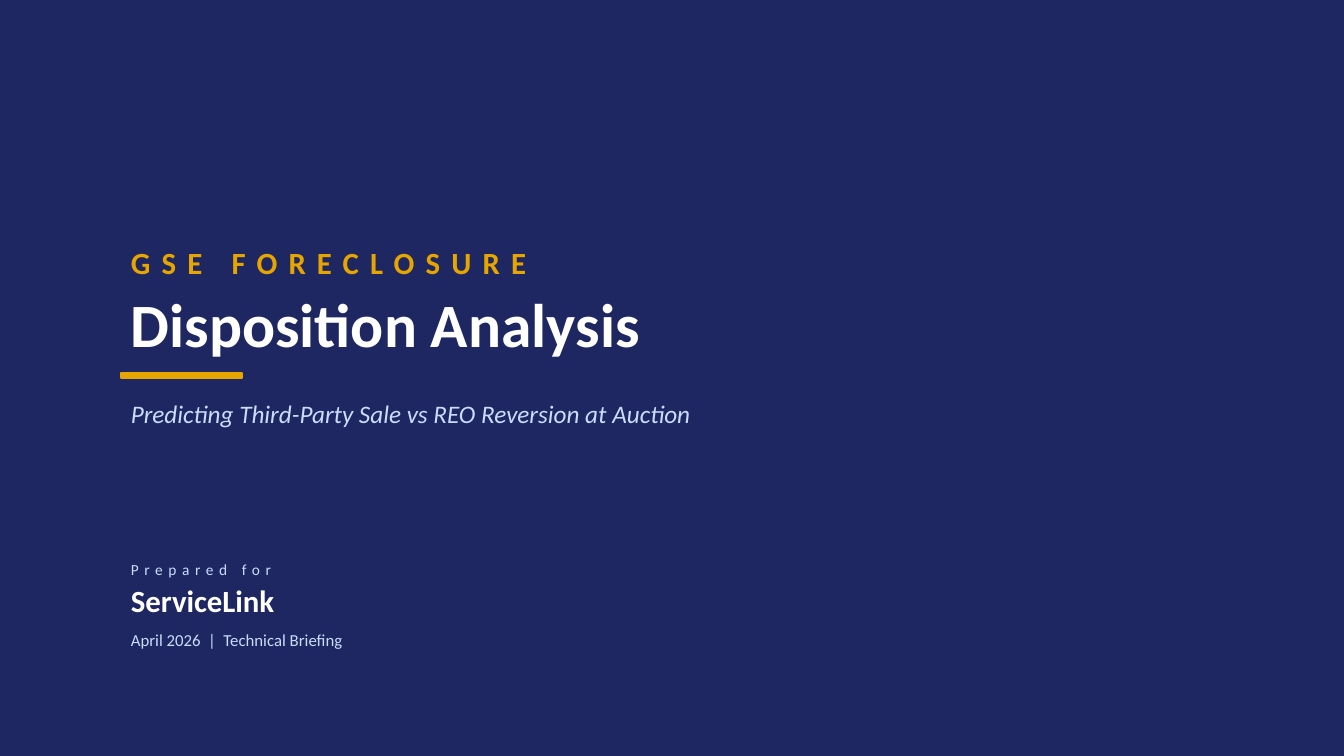
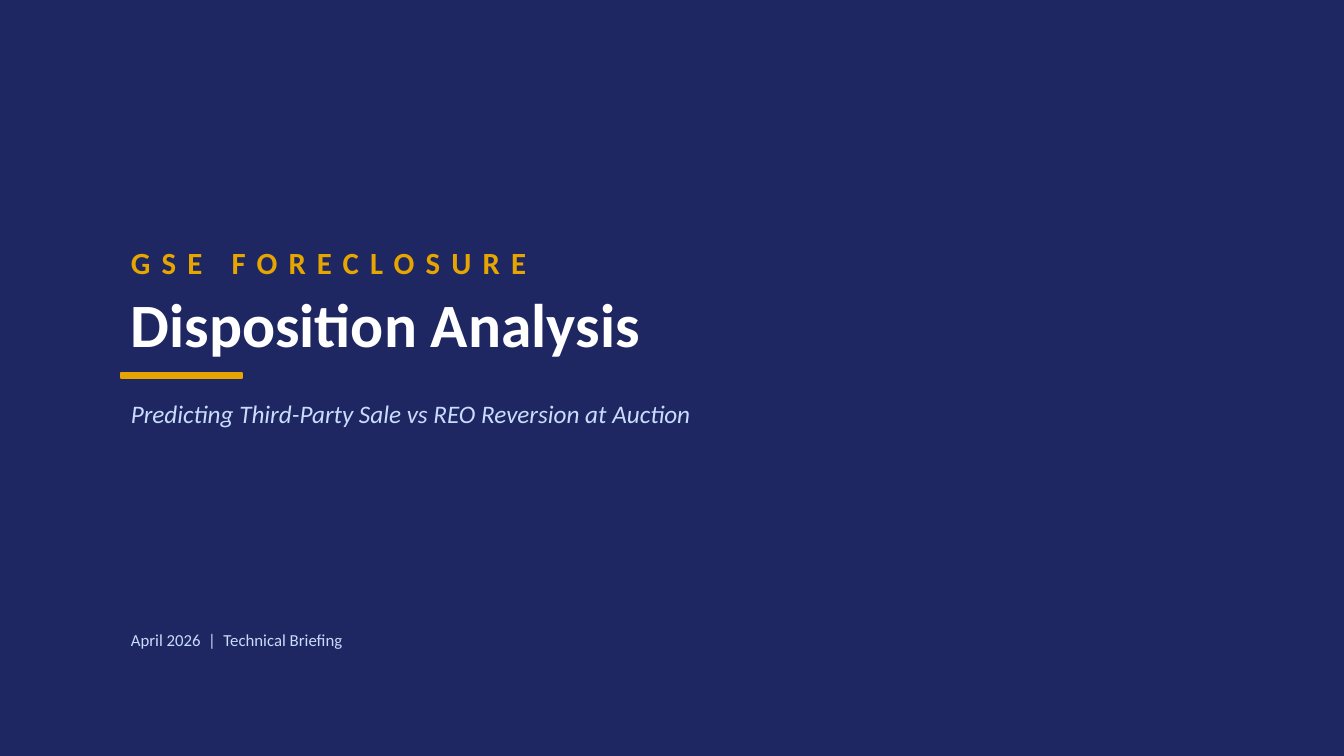
Before and after one commit to Ayush-Guraria/gse-foreclosure-disposition-analysis, a slide deck: slide 1 of deliverables/GSE_Foreclosure_Deck.pptx. Drawn at 1344x756 pixels with LibreOffice and Linux fonts; fonts in the diff are those of the drawing. Boxes give left, top, right and bottom in pixels: in the first picture for what was removed or moved away, otherwise in the second. Text is boxed around its words. In the diff, an @@ line names an element or a change of style, - is before the commit and + after.

Commit message:
Remove ServiceLink from all deliverables (whitepaper, deck, data dictionary, PDFs)

```diff
--- a/deliverables/GSE_Foreclosure_Deck.pptx
+++ b/deliverables/GSE_Foreclosure_Deck.pptx
@@ text removed at (131, 564, 271, 578) @@
-Prepared for
@@ text removed at (131, 590, 274, 613) @@
-ServiceLink
```
Also in this commit, not shown: 15 other slides changed, 11 other files.
